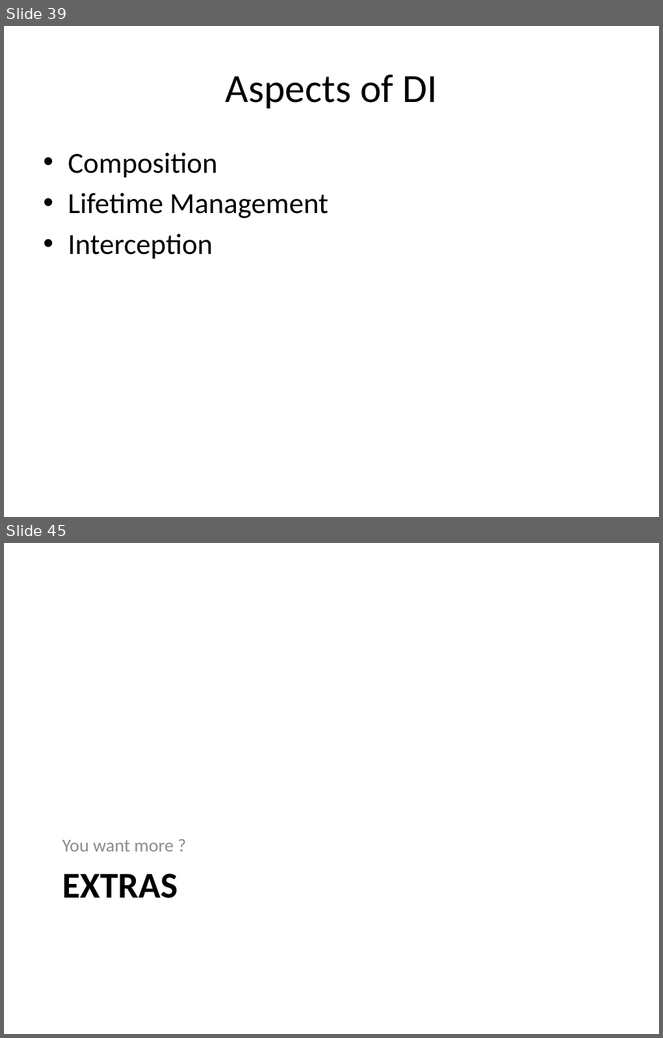
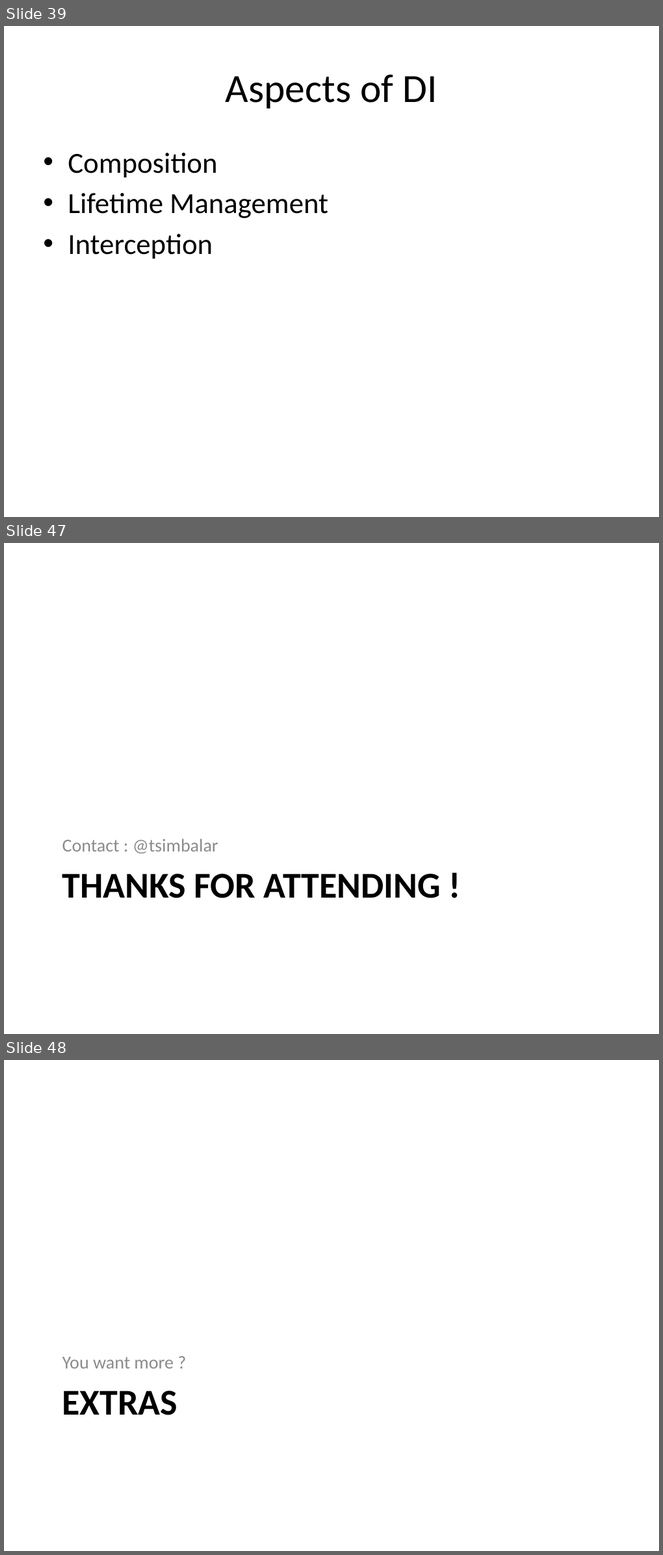
Before and after one commit to tsimbalar/DependencyInjectionTheRightWay, a slide deck: Dependency Injection - the right way.pptx. Shown one above the other, each under a label of ours: slides 39 and 45 before the commit, slides 39, 47 and 48 after it; the slides between them are not shown. The pictures are 663x1038 and 663x1555 pixels, drawn with LibreOffice and Linux fonts; fonts in the diff are those of the drawing. Boxes give left, top, right and bottom in pixels: in the first picture for what was removed or moved away, otherwise in the second. Text is boxed around its words. In the diff, an @@ line names an element or a change of style, - is before the commit and + after.

```diff
--- a/Dependency Injection - the right way.pptx
+++ b/Dependency Injection - the right way.pptx
@@ slide 47 added at [4, 543, 659, 1034], background #FFFFFF @@
@@ text added at [62, 839, 218, 854], 20 pt, text #8C8C8C @@
+Contact : @tsimbalar
@@ title added at [62, 874, 441, 899], 40 pt, text #000000, bold @@
+THANKS FOR ATTENDING !
@@ what was slide 45 is now slide 48 @@
```
Also in this commit, not shown: 3 slides changed, 3 other slides added, 1 slide removed.
